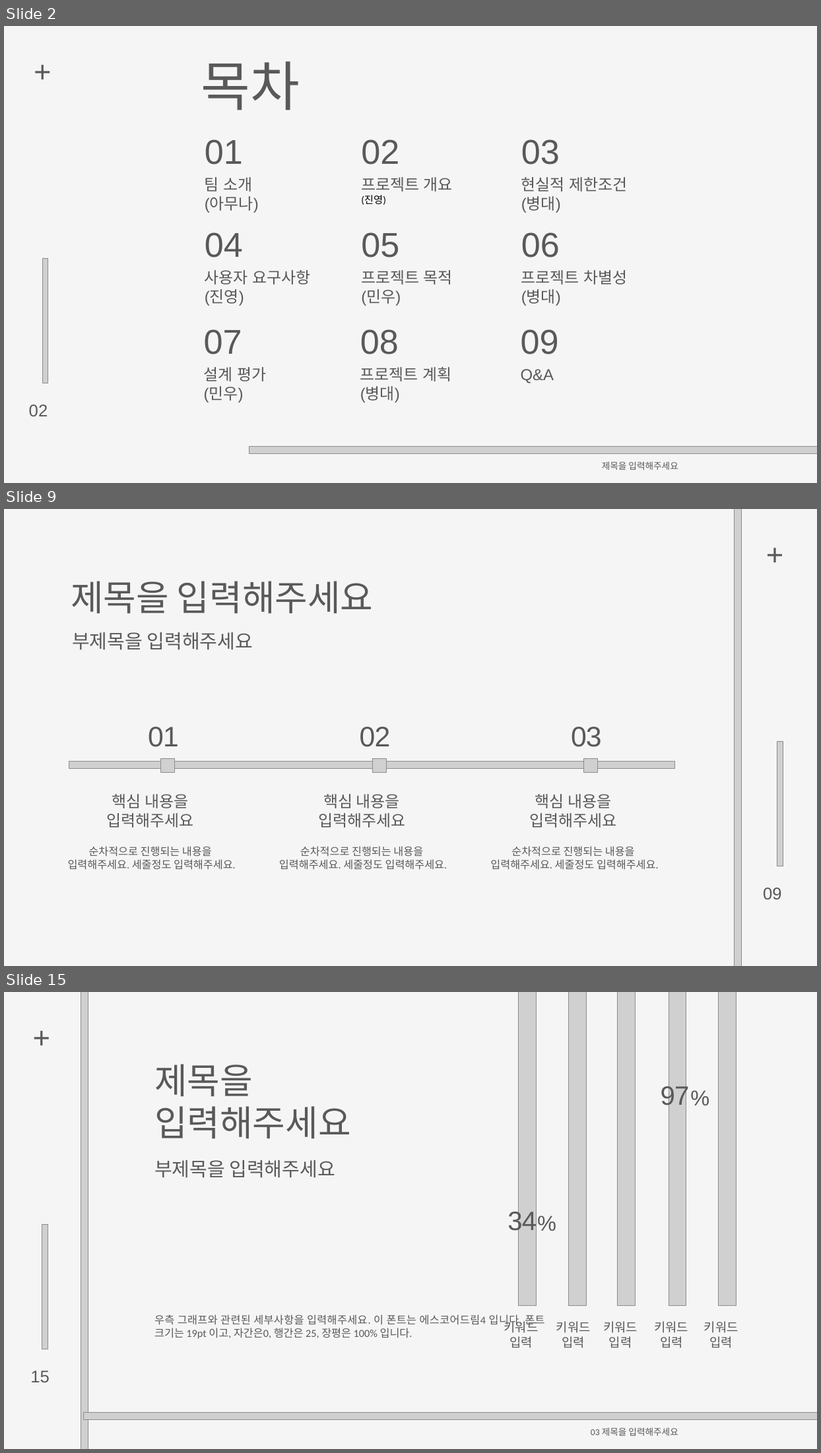
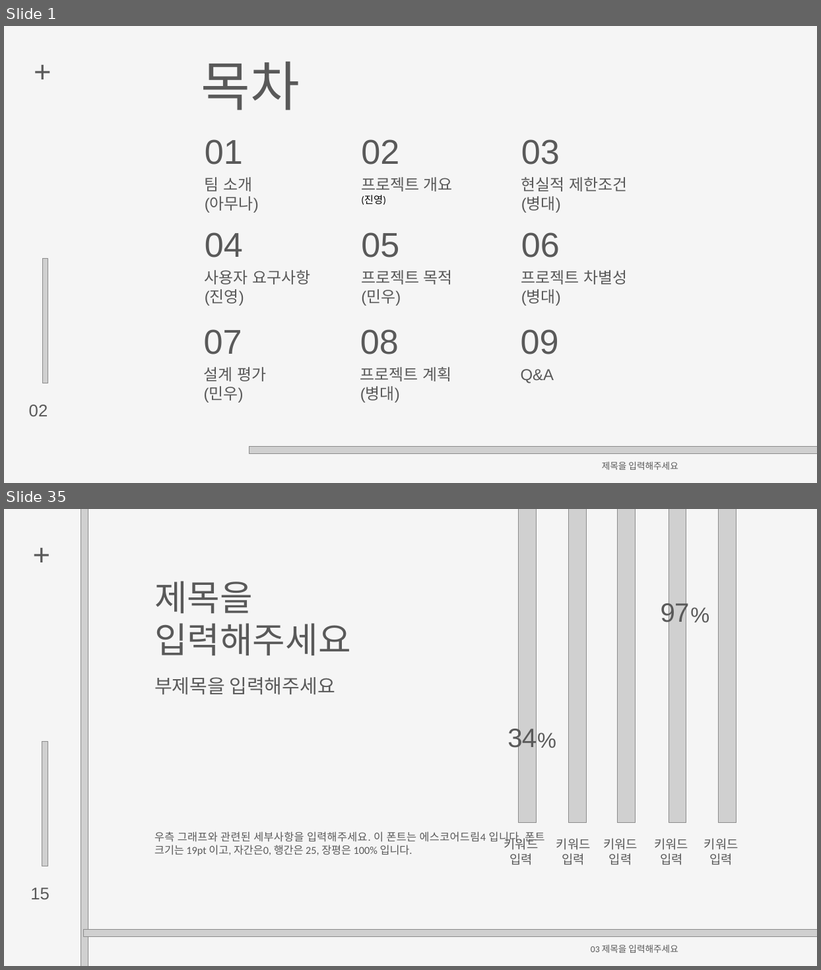
Before and after one commit to byungmeo/CockFit, a slide deck: Documents/팀프로젝트1_7조(방구석낭만)_제안서발표자료.pptx. Shown one above the other, each under a label of ours: slides 2, 9 and 15 before the commit, slides 1 and 35 after it; the slides between them are not shown. The pictures are 821x1453 and 821x970 pixels, drawn with LibreOffice and Linux fonts; fonts in the diff are those of the drawing; grey boxes stand for pictures; background and template pictures are left out. Boxes give left, top, right and bottom in pixels: in the first picture for what was removed or moved away, otherwise in the second. Text is boxed around its words. In the diff, an @@ line names an element or a change of style, - is before the commit and + after.

```diff
--- a/Documents/팀프로젝트1_7조(방구석낭만)_제안서발표자료.pptx
+++ b/Documents/팀프로젝트1_7조(방구석낭만)_제안서발표자료.pptx
@@ slide 9 removed at box(4, 509, 817, 966), background #F5F5F5 @@
@@ picture removed at box(734, 509, 741, 966) @@
@@ text removed at box(758, 533, 791, 589) @@
-+
@@ text removed at box(71, 581, 374, 614) @@
-제목을 입력해주세요
@@ text removed at box(72, 632, 253, 650) @@
-부제목을 입력해주세요
@@ text removed at box(148, 727, 179, 747) @@
-01
@@ text removed at box(360, 727, 391, 747) @@
-02
@@ text removed at box(571, 727, 602, 747) @@
-03
@@ picture removed at box(778, 741, 783, 866) @@
@@ picture removed at box(69, 762, 675, 769) @@
@@ picture removed at box(160, 758, 174, 772) @@
@@ picture removed at box(372, 758, 386, 772) @@
@@ picture removed at box(583, 758, 597, 772) @@
@@ text removed at box(107, 794, 194, 828) @@
-핵심 내용을
-입력해주세요
@@ text removed at box(318, 794, 405, 828) @@
-핵심 내용을
-입력해주세요
@@ text removed at box(529, 794, 616, 828) @@
-핵심 내용을
-입력해주세요
@@ text removed at box(68, 846, 236, 870) @@
-순차적으로 진행되는 내용을 입력해주세요. 세줄정도 입력해주세요.
@@ text removed at box(279, 846, 448, 870) @@
-순차적으로 진행되는 내용을 입력해주세요. 세줄정도 입력해주세요.
@@ text removed at box(490, 846, 659, 870) @@
-순차적으로 진행되는 내용을 입력해주세요. 세줄정도 입력해주세요.
@@ text removed at box(763, 888, 782, 900) @@
-09
@@ what was slide 2 is now slide 1 @@
@@ what was slide 15 is now slide 35 @@
```
Also in this commit, not shown: 4 slides changed, 29 slides added, 8 other slides removed, 3 other files.
